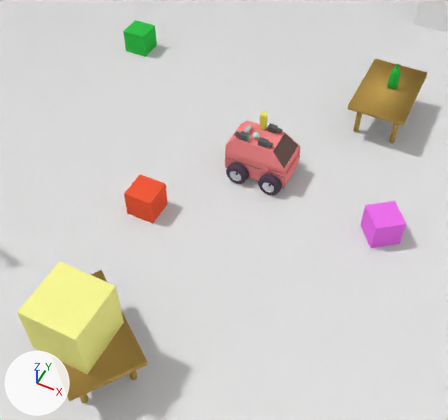
The Blender file scenarii/indoors_1/indoor_scene-2.2.blend, before and after one commit.
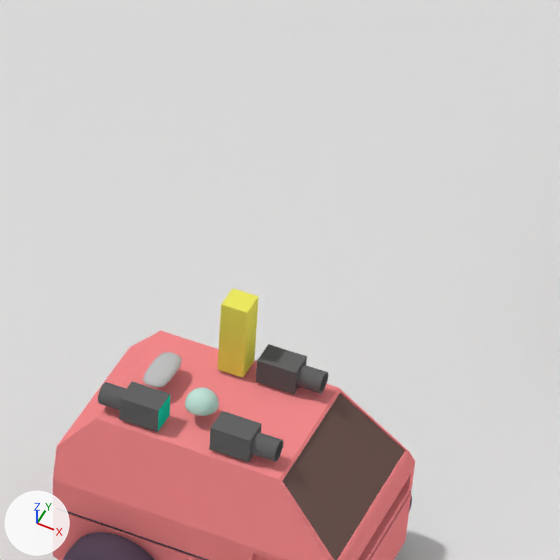
There are two pictures of each version: one from a 50 mm lens placed at (2.98, -7.48, 7.93), pointed at (-0.16, -1.19, 0.07), one close up on the part from 48% to 74% of the width and 12% to 40% of the height. The lights are fixed; the arrows at lower left show +X, +Y and +Z.

In view in the first close-up: 'ATRV', 'CameraCube', 'CameraCube.001', 'CameraCube.002', 'CameraLens', 'CameraLens.001', 'GPS_box', 'Ground', 'Sphere', 'Thermo_box', 'Wheel.3'.
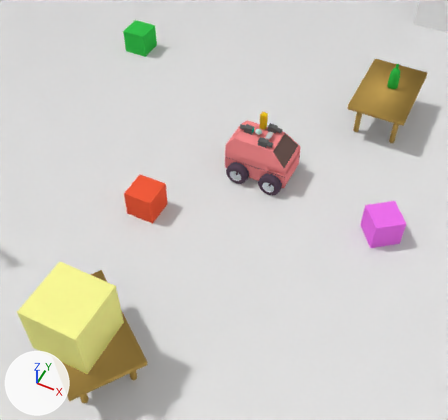
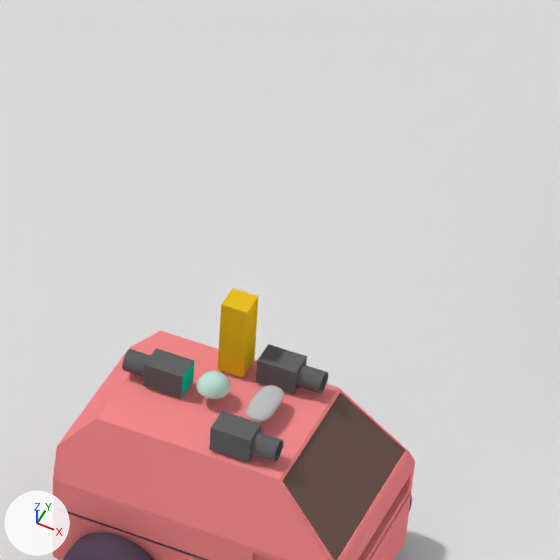
ob_cameramain_002 is not drawn itself; it is the parent of ob_cameralens_002, ob_cameracube_002.
ob_gyroscope is not drawn itself; it is the parent of ob_sphere.
ob_gps_env is not drawn itself; it is the parent of ob_gps_box.

The change, as a list of edits to the scene's bpy script:
```text
Change mat_thermo_mat:
    mat_thermo_mat.base_color: (0.905, 0.884, 0.128) -> (0.874, 0.562, 0.0187)  # yellow #f4f264 -> yellow #f0c625
Change ob_cameramain_002:
    ob_cameramain_002.location: (-0.3, -0.2, 0.9) -> (-0.3, 0.0, 0.9)
Change ob_gyroscope:
    ob_gyroscope.location: (-0.1, -0.1, 0.9) -> (-0.1, 0.0, 0.9)
Change ob_gps_env:
    ob_gps_env.location: (-0.3, 0.0, 0.9) -> (0.1, 0.0, 0.9)
```

Pixel boxes (x1, y1, x2, y2) of what changed, in the close-ups (560 x 560 px):
'CameraCube.002', moved
    before: (119, 381, 171, 432)
    after: (144, 348, 194, 398)
'Thermo_box', recoloured
    both: (218, 289, 259, 378)
'GPS_box', moved
    before: (143, 352, 182, 388)
    after: (246, 385, 284, 422)
'Sphere', moved
    before: (185, 387, 219, 416)
    after: (197, 371, 230, 399)
'CameraLens.002', moved
    before: (98, 382, 126, 410)
    after: (122, 349, 151, 377)
